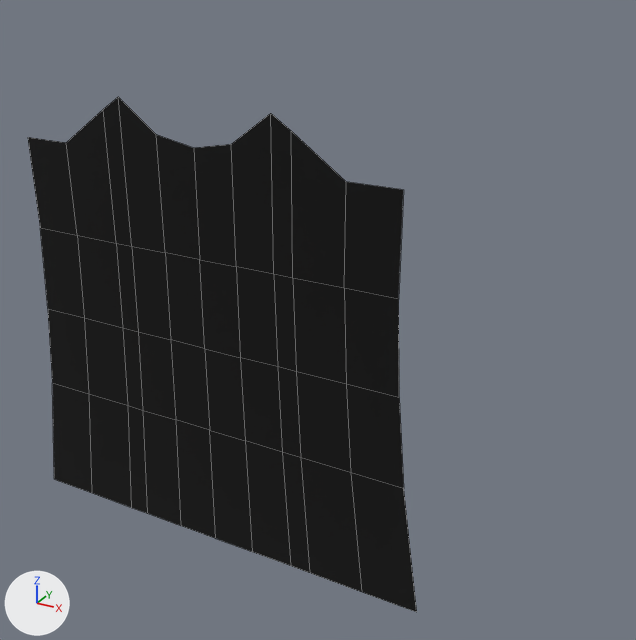
The FBX model Assets/Resources/Models/Torii_Portal_Effect.fbx: old version first, new version second.
Camera for both pictures: a 50 mm camera at (5.01, -6.68, 6.38) aimed at (-0.27, 2.92, 1.58). Lighting does not change. The marker at lower left points along +X, +Y and +Z. Mesh edges are drawn as thin lines. Where no turn or scale is listed for an object, it has been applied to the vertices.

Names of what the first picture shows: 'Doorway.001'.
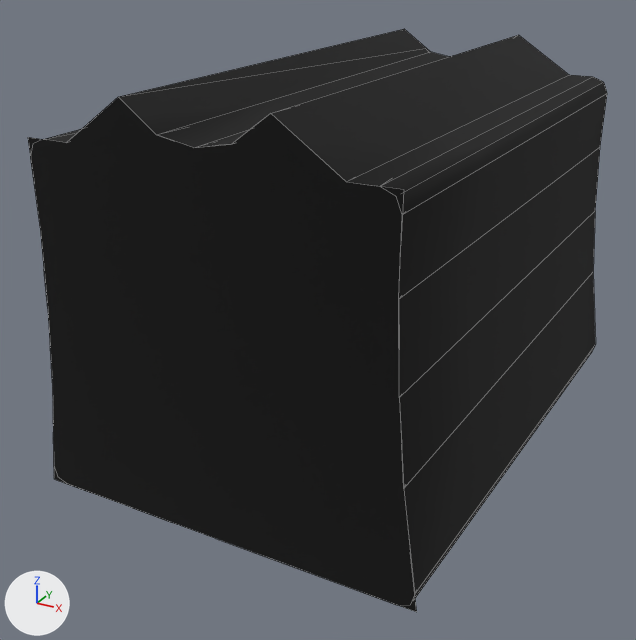
Edits to the bpy script that builds the scene:
```text
Change me_cylinder_008:
    used by ob_doorway_001; location = (0.0, 0.0, 0.0)
    remove me_cylinder_008.from_pydata(...)  # 55 vertices, 40 faces; spans x -2.49..2.49, y 0.0, z 0.02..4.93
    add me_cylinder_008.from_pydata(...)  # 40 vertices, 1 face; spans x -2.49..2.49, y 0.0, z 0.02..4.93
    me_cylinder_008 part 1
    37 vertices are removed from x -1.86..1.86, y 0.0, z 0.02..4.79
    40 faces are deleted
    22 vertices are added at x -2.39..2.39, y 0.0, z 0.02..4.77
    1 new face joins them
    me_cylinder_008 part 2: the surface is now shaded smooth
Add me_cylinder_016:
    me_cylinder_016.from_pydata(...)  # 52 vertices, 27 faces; spans x -2.46..2.46, y 0.0..7.02, z 0.02..4.93
    me_cylinder_016.materials.append(mat_gate)  # black #000000
Add me_cylinder_023:
    me_cylinder_023.from_pydata(...)  # 52 vertices, 27 faces; spans x -2.68..2.68, y 0.0..7.02, z -0.03..4.97
    me_cylinder_023.materials.append(mat_gate)  # black #000000
Add ob_doorway_behind:
    ob_doorway_behind = bpy.data.objects.new('Doorway_Behind', me_cylinder_016)
    ob_doorway_behind.location = (0.0, 0.0, 0.0)
Add ob_doorway_behind_mask:
    ob_doorway_behind_mask = bpy.data.objects.new('Doorway_Behind_Mask', me_cylinder_023)
    ob_doorway_behind_mask.location = (0.0, 0.0, 0.0)
```

What differs and where, as boxes [x1, y1, x2, y2] in the pictures (636 x 640 px):
'Doorway_Behind_Mask', added (black): after [44, 29, 607, 598]
'Doorway_Behind', added (black): after [119, 55, 380, 134]
part 1 of me_cylinder_008, cut back: [29, 97, 416, 609] in both
